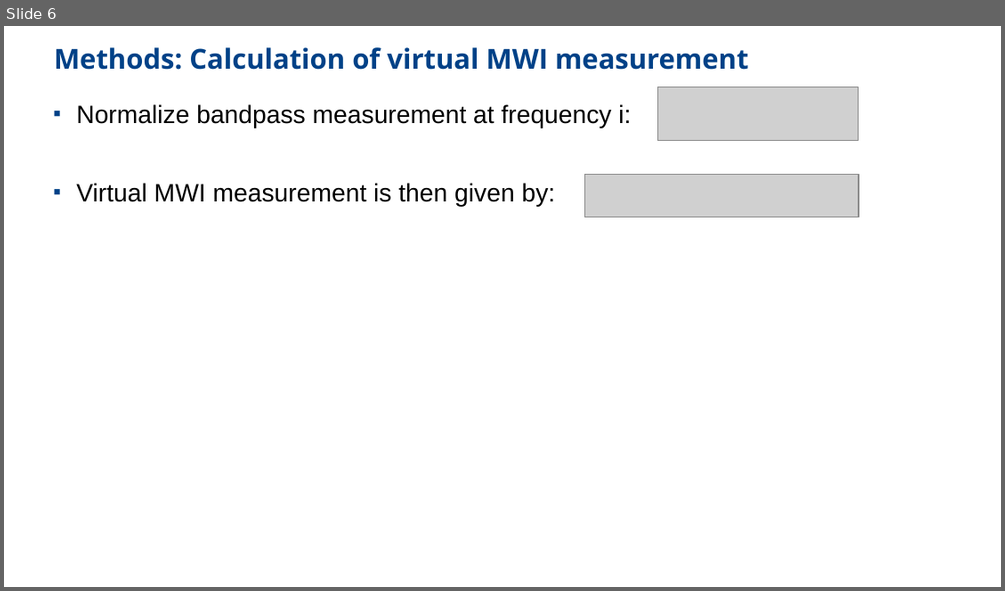
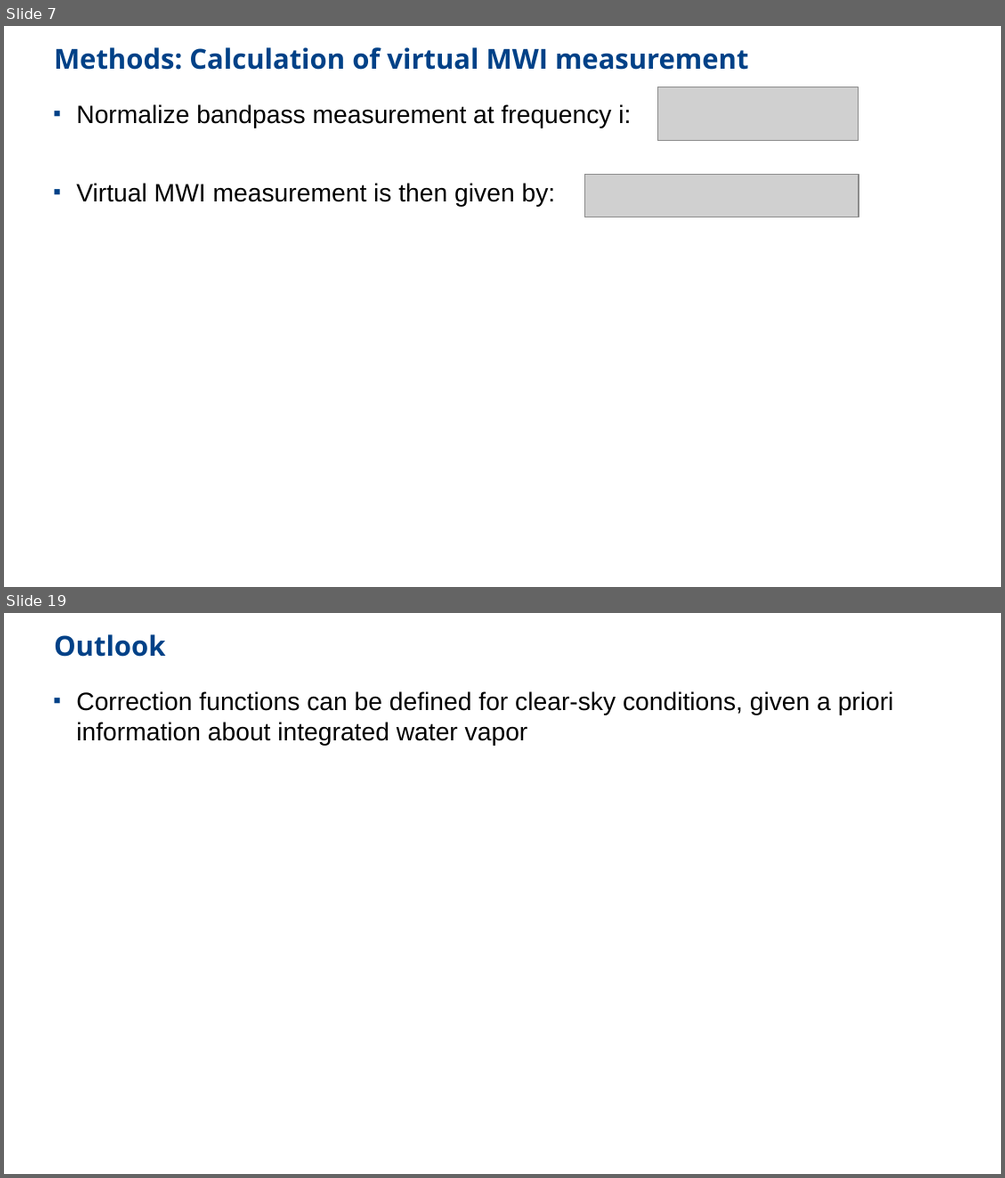
Before and after one commit to nrisse/mwi-srf183, a slide deck: bandpass_presentation.odp. Shown one above the other, each under a label of ours: slide 6 before the commit, slides 7 and 19 after it; the slides between them are not shown. The pictures are 1005x591 and 1005x1178 pixels, drawn with LibreOffice and Linux fonts; fonts in the diff are those of the drawing; grey boxes stand for pictures. Boxes give left, top, right and bottom in pixels: in the first picture for what was removed or moved away, otherwise in the second. Text is boxed around its words. In the diff, an @@ line names an element or a change of style, - is before the commit and + after.

```diff
--- a/bandpass_presentation.odp
+++ b/bandpass_presentation.odp
@@ slide 19 added at (4,613,1001,1174), background #FFFFFF @@
@@ title added at (54,634,165,657), 22 pt, text #004187, bold @@
+Outlook
@@ text added at (76,691,894,746), 20 pt, text #000000 @@
+■ Correction functions can be defined for clear-sky conditions, given a priori information about integrated water vapor
@@ what was slide 6 is now slide 7 @@
```
Also in this commit, not shown: 1 slide changed, 14 other slides added, 1 slide removed, 6 other files.
